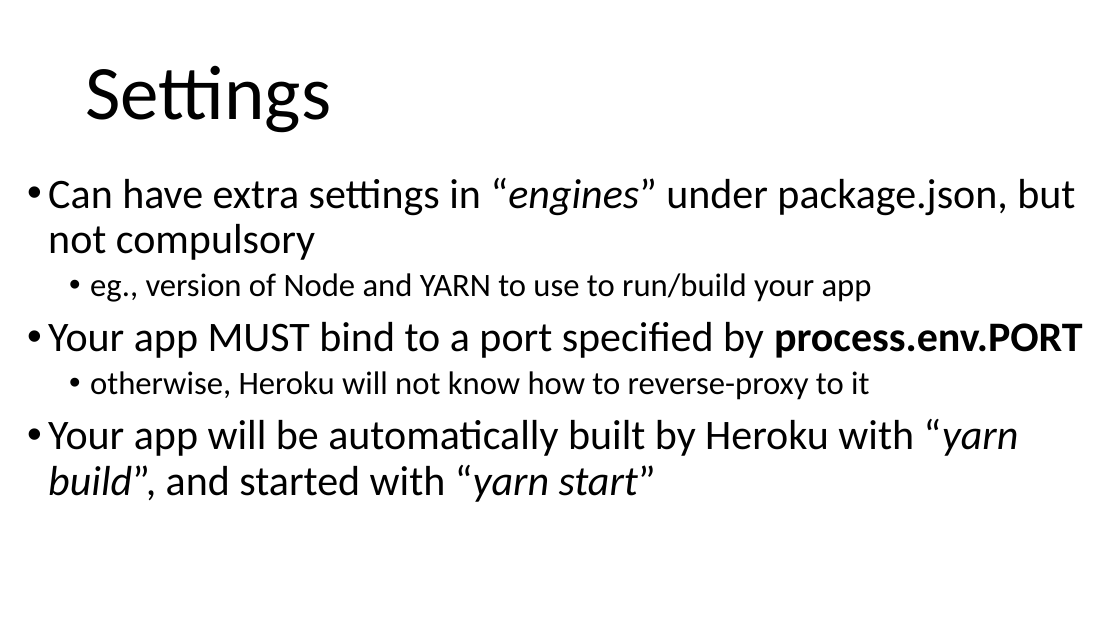
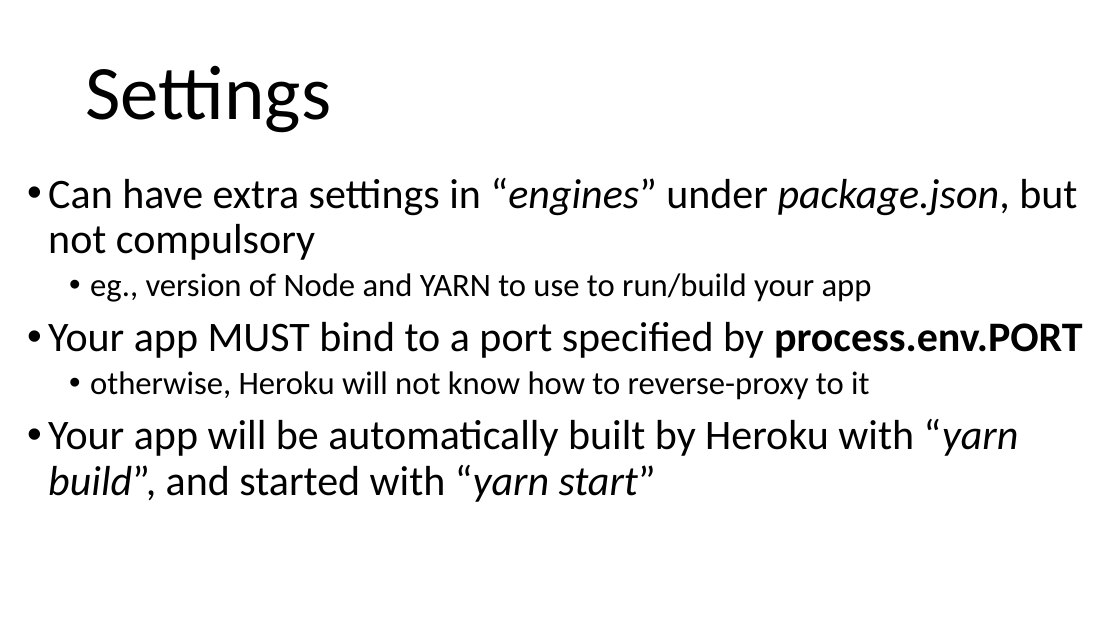
Before and after one commit to arcuri82/web_development_and_api_design, a slide deck: slide 17 of docs/slides/lesson_10.pptx (slide 10 before the commit). Drawn at 1120x630 pixels with LibreOffice and Linux fonts; fonts in the diff are those of the drawing. Boxes give left, top, right and bottom in pixels: in the first picture for what was removed or moved away, otherwise in the second. Text is boxed around its words. In the diff, an @@ line names an element or a change of style, - is before the commit and + after.

```diff
--- a/docs/slides/lesson_10.pptx
+++ b/docs/slides/lesson_10.pptx
@@ text at box(48, 178, 1077, 260): italic on in "package.json," @@
```
Also in this commit, not shown: 2 other slides changed, 8 slides added, 1 other file.
